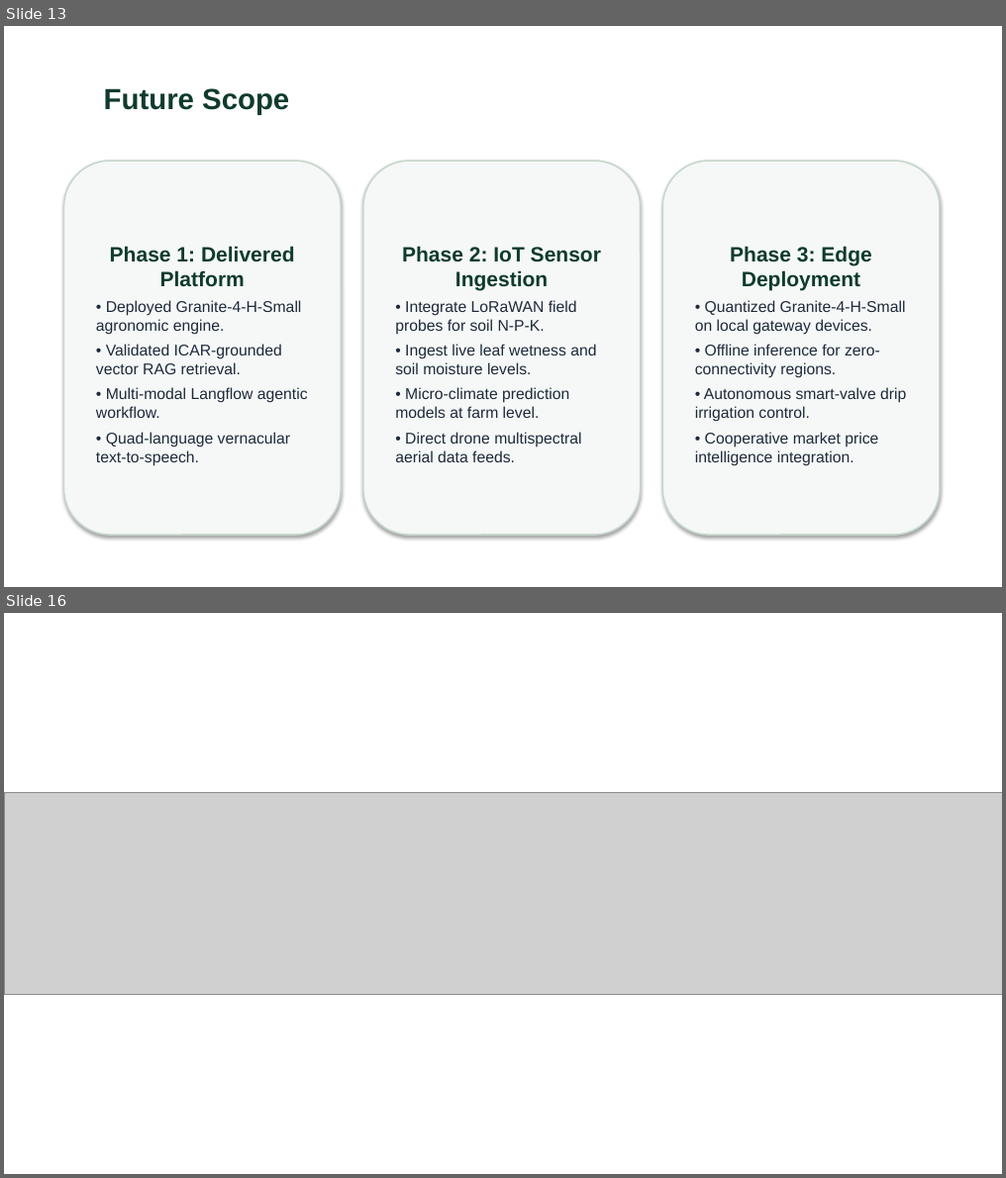
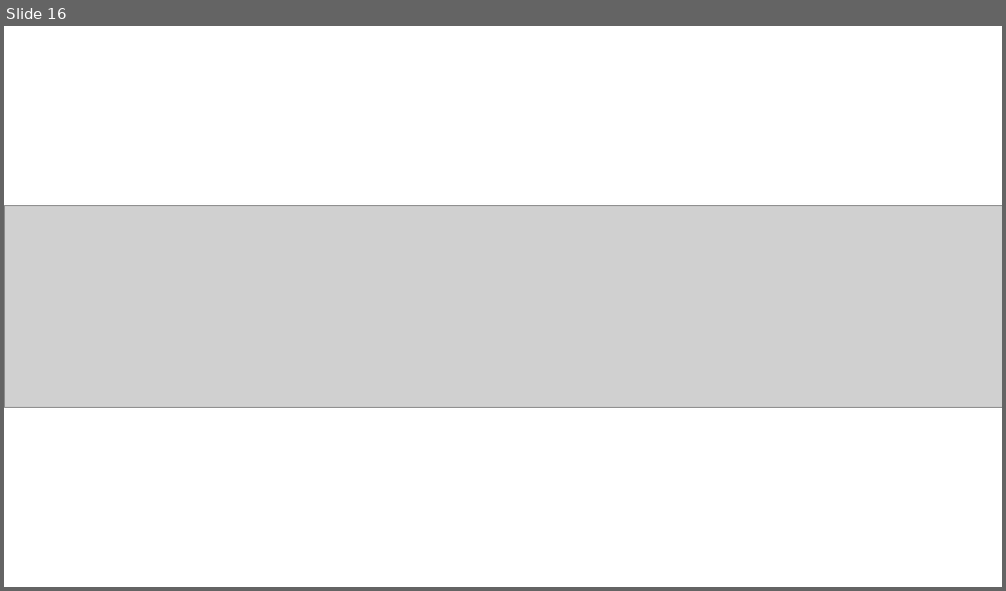
Before and after one commit to swarna-builds/AgriSense-AI-IBM-Granite, a slide deck: your projectpresntation.pptx. Shown one above the other, each under a label of ours: slides 13 and 16 before the commit, slide 16 after it; the slides between them are not shown. The pictures are 1006x1178 and 1006x591 pixels, drawn with LibreOffice and Linux fonts; fonts in the diff are those of the drawing; grey boxes stand for pictures. Boxes give left, top, right and bottom in pixels: in the first picture for what was removed or moved away, otherwise in the second. Text is boxed around its words. In the diff, an @@ line names an element or a change of style, - is before the commit and + after.

```diff
--- a/your projectpresntation.pptx
+++ b/your projectpresntation.pptx
@@ slide 13 removed at (x1=4, y1=26, x2=1002, y2=587), background #FFFFFF @@
@@ text removed at (x1=104, y1=88, x2=289, y2=115) @@
-Future Scope
@@ rounded rectangle removed at (x1=63, y1=161, x2=341, y2=535) @@
-Phase 1: Delivered Platform
-• Deployed Granite-4-H-Small agronomic engine.
-• Validated ICAR-grounded vector RAG retrieval.
-• Multi-modal Langflow agentic workflow.
-• Quad-language vernacular text-to-speech.
@@ rounded rectangle removed at (x1=363, y1=161, x2=641, y2=535) @@
-Phase 2: IoT Sensor Ingestion
-• Integrate LoRaWAN field probes for soil N-P-K.
-• Ingest live leaf wetness and soil moisture levels.
-• Micro-climate prediction models at farm level.
-• Direct drone multispectral aerial data feeds.
@@ rounded rectangle removed at (x1=662, y1=161, x2=940, y2=535) @@
-Phase 3: Edge Deployment
-• Quantized Granite-4-H-Small on local gateway devices.
-• Offline inference for zero-connectivity regions.
-• Autonomous smart-valve drip irrigation control.
-• Cooperative market price intelligence integration.
```
Also in this commit, not shown: 3 slides changed, 12 slides added, 11 other slides removed, 1 other file.
